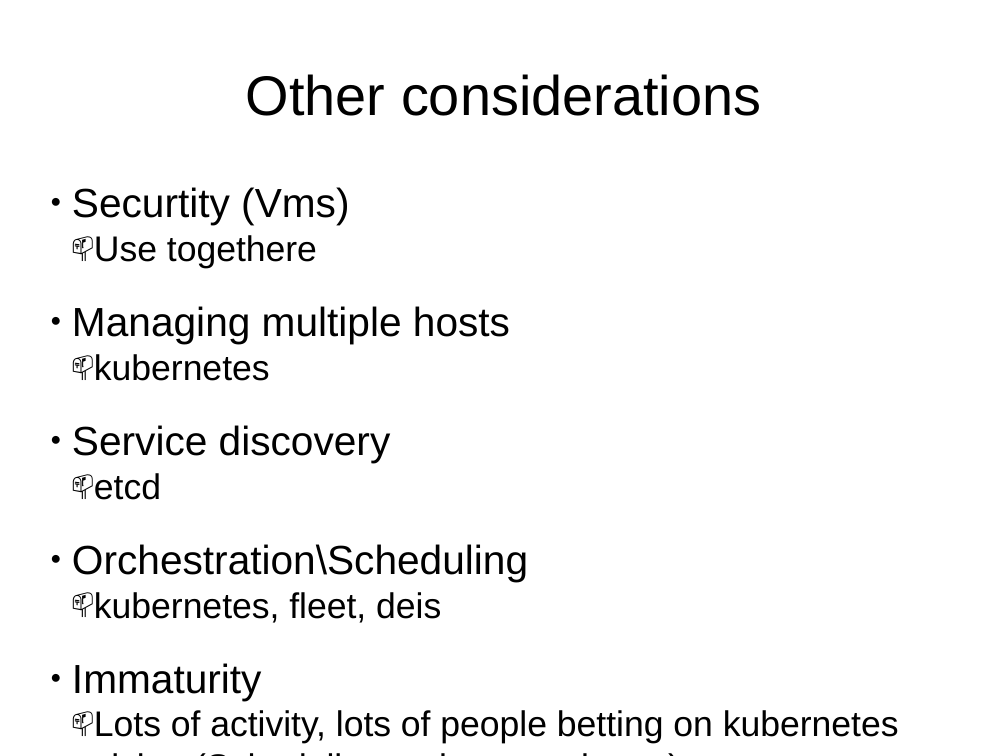
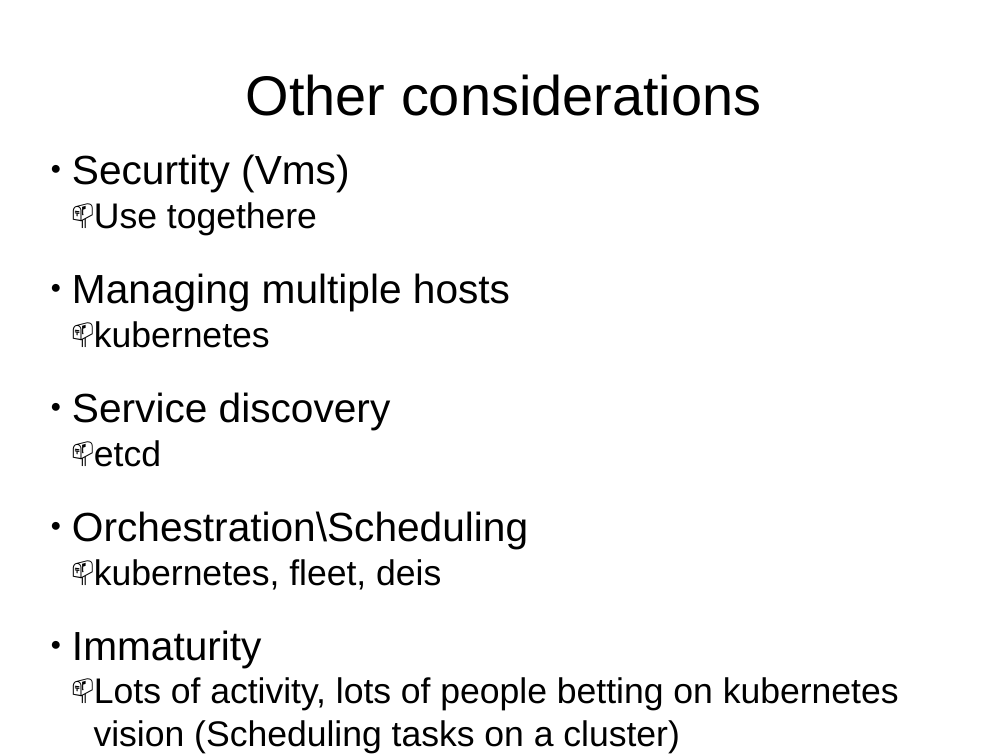
Before and after one commit to pmcgrath/presentations, a slide deck: slide 30 of corkaltnet_docker_20141118/corkaltnet_docker_20141118.pptx. Drawn at 1008x756 pixels with LibreOffice and Linux fonts; fonts in the diff are those of the drawing. Boxes give left, top, right and bottom in pixels: in the first picture for what was removed or moved away, otherwise in the second. Text is boxed around its words. In the diff, an @@ line names an element or a change of style, - is before the commit and + after.

```diff
--- a/corkaltnet_docker_20141118/corkaltnet_docker_20141118.pptx
+++ b/corkaltnet_docker_20141118/corkaltnet_docker_20141118.pptx
@@ text "Securtity (Vms)" rewrapped from bbox=[72, 187, 899, 744] to bbox=[72, 154, 899, 753] @@
```
Also in this commit, not shown: 10 other slides changed, 11 other files.
